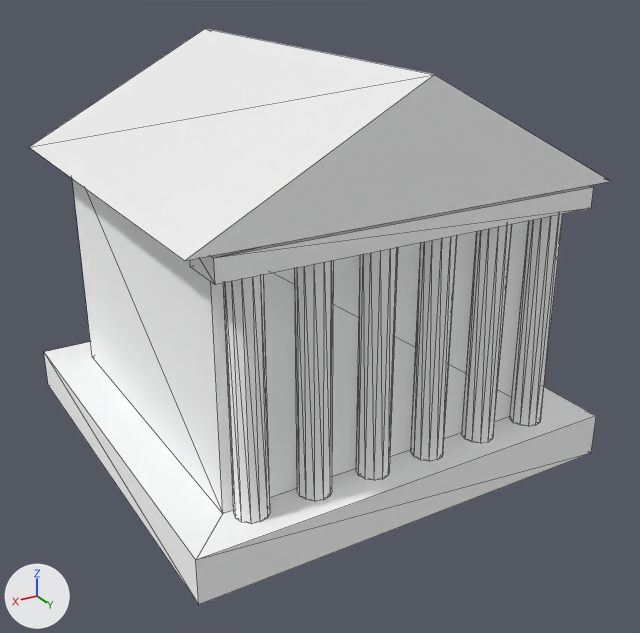
Renders of the glTF model models/SA-001_Human_Liaison.glb from each side of a commit.
Rendered twice from a camera (50 mm lens) standing at (3.87, 6.84, 4.47) and looking at (-0.04, 0.32, 1.21). Lighting does not change. The marker at lower left points along +X, +Y and +Z. The older version comes first. Mesh edges are drawn as thin lines. Where no turn or scale is listed for an object, it has been applied to the vertices.

Names of what the first picture shows: 'Column_Portico_0', 'Column_Portico_1', 'Column_Portico_2', 'Column_Portico_3', 'Column_Portico_4', 'Column_Portico_5', 'Pediment_Slab', 'Temple_Base', 'Temple_Roof', 'Temple_Structure'.
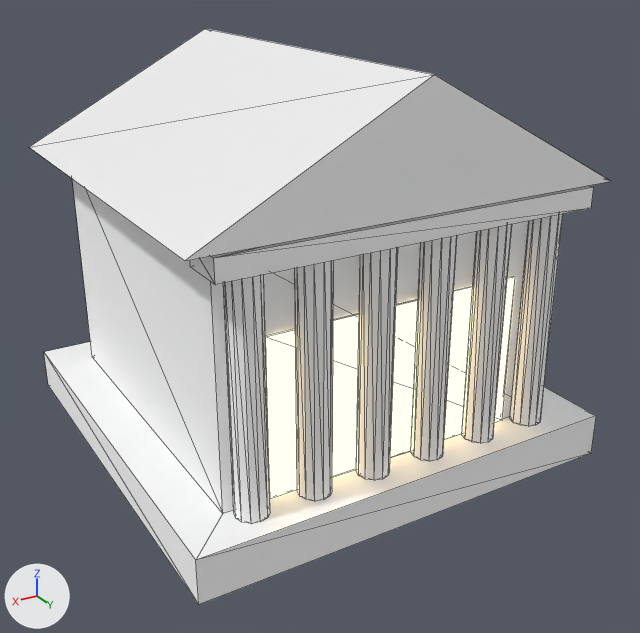
What differs and where, as boxes (x1, y1, x2, y2) in the pictures (640 x 633 px):
```json
{"object": "Temple_Front_Glow", "change": "added", "after": [266, 276, 515, 499]}
```

Edits to the scene script, one JSON object a line:
```json
{"op": "add", "block": "me_立方體_137", "code": ["me_立方體_137 = bpy.data.meshes.new('立方體.137')", "me_立方體_137.from_pydata(...)  # a box spanning x -1.2..1.2, y -0.01..0.01, z -0.7..0.7", "me_立方體_137.materials.append(mat_mat_warm_int_light)  # black #000000, glowing beige #ffe5b3"]}
{"op": "add", "block": "ob_temple_front_glow", "code": ["ob_temple_front_glow = bpy.data.objects.new('Temple_Front_Glow', me_立方體_137)", "ob_temple_front_glow.location = (0.0, 1.61, 1.1)"]}
```
